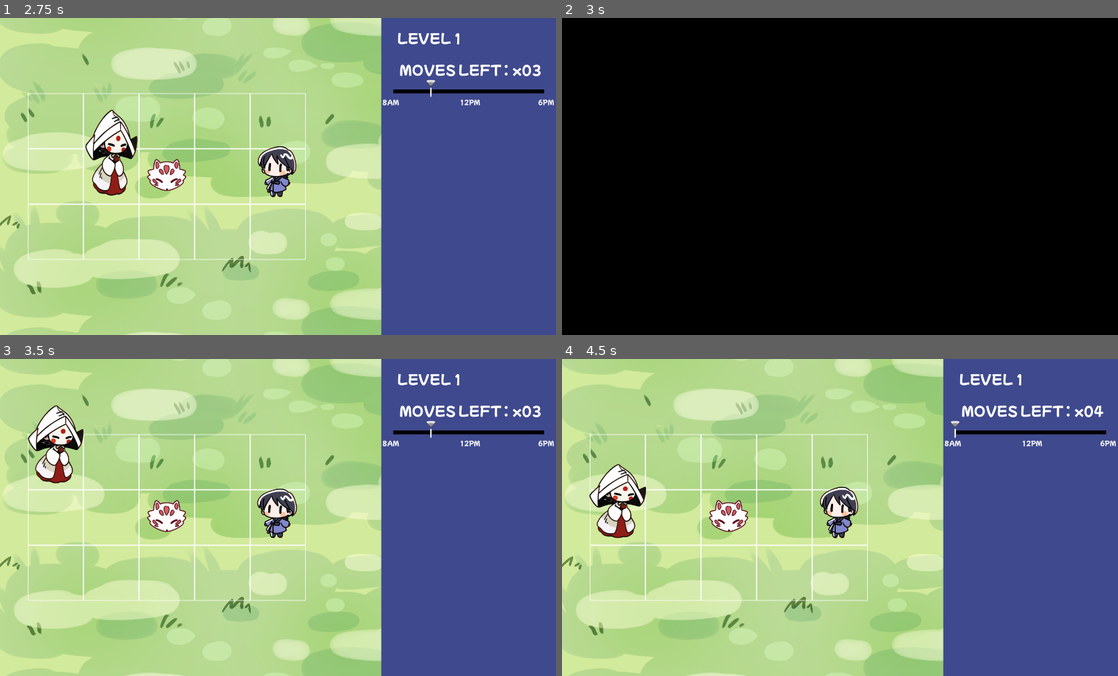
Above: before the commit, frames 1-4 (two rows, left to right).
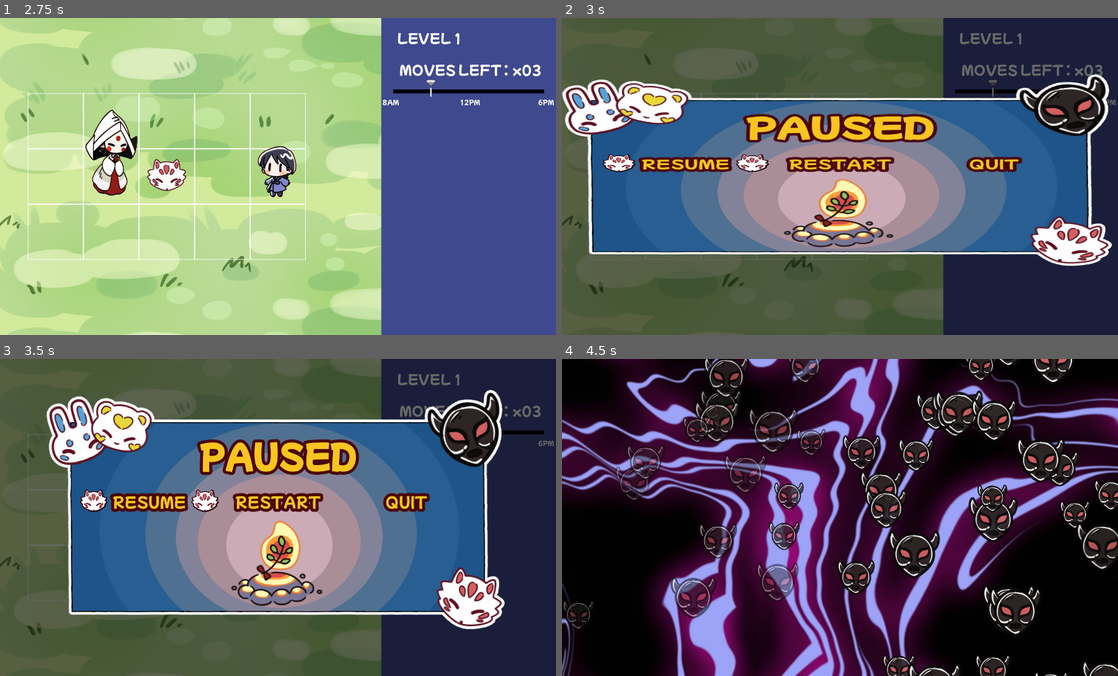
Above: after the commit, the same moments.

Repository: Kuma-Boo/melon-jam-2025
Game: Godot game, scene res://scene/title.tscn
Two runs of this game, one before a commit and one after it. Both use one fixed random seed, a clock stepped at 60 frames per second and the inputs below.
Inputs:
- Up to frame 1 (2.75 s): tap Space (space, bound only after the commit) at 0.5, 0.6, 1.25, 1.35, 2.1 s; hold D (move_right) 0.53-1.28 s; tap Enter (ui_accept) at 0.77, 1.52 s; hold S (move_down) 1.28-2.03 s; hold D (move_right) from 2.03 s (still down)
- Up to frame 2 (3 s): release D (move_right) at 2.78 s; hold W (move_up) from 2.78 s (still down); tap Space (space, bound only after the commit) at 2.85 s
- Up to frame 3 (3.5 s): keep holding W (move_up); tap Enter (ui_accept) at 3.02 s
- Up to frame 4 (4.5 s): release W (move_up) at 3.53 s; hold A (move_left) from 3.53 s (still down); tap Space (space, bound only after the commit) at 3.6, 4.35 s; tap Enter (ui_accept) at 3.77 s; tap R (restart_level, bound only before the commit) at 4.15 s

Frame 1 is identical in both runs. In frame 2, 99% of the frame differs, in the area x 0-100%, y 0-100%; in frame 3, 95%; in frame 4, 100%.

Commit message:
Add Pause Menu

Diff:
--- a/project.godot
+++ b/project.godot
@@ -59,9 +59,8 @@
 , Object(InputEventKey,"resource_local_to_scene":false,"resource_name":"","device":-1,"window_id":0,"alt_pressed":false …(186 unchanged characters)…
 ]
 }
-restart_level={
+space={
 "deadzone": 0.2,
-"events": [Object(InputEventKey,"resource_local_to_scene":fa …(140 unchanged characters)… d":false,"keycode":0,"physical_keycode":82,"key_label":0,"unicode":114,"location":0,"echo":false,"script":null)
-, Object(InputEventKey,"resource_local_to_scene":false,"resource_name":"","device":-1,"window_id":0,"alt_pressed":false,"shift_pressed":false,"ctrl_pressed":false,"meta_pressed":false,"pressed":false,"keycode":0,"physical_keycode":32,"key_label":0,"unicode":32,"location":0,"echo":false,"script":null)
+"events": [Object(InputEventKey,"resource_local_to_scene":fa …(140 unchanged characters)… d":false,"keycode":0,"physical_keycode":32,"key_label":0,"unicode":32,"location":0,"echo":false,"script":null)
 ]
 }
--- a/scene/game manager.tscn
+++ b/scene/game manager.tscn
@@ -10,6 +10,10 @@
 [ext_resource type="Texture2D" uid="uid://bq5286npupbjo" path="res://img/interface/stage_clear_bg.png" id="8_eco6l"]
 [ext_resource type="Texture2D" uid="uid://3muctngp4n6m" path="res://img/background bad.png" id="8_y14uc"]
 [ext_resource type="Texture2D" uid="uid://b161ds3260ura" path="res://img/interface/stage_clear_char.png" id="9_kxidk"]
+[ext_resource type="Texture2D" uid="uid://bxcwg02qcv28b" path="res://img/interface/pause_bg.png" id="10_eco6l"]
+[ext_resource type="Texture2D" uid="uid://bh5bw7lr8xugj" path="res://img/mask/mask_fox.png" id="12_wbkj1"]
+[ext_resource type="AudioStream" uid="uid://d25fx084w7f64" path="res://sfx/sfx playerhitwall.ogg" id="13_pth30"]
+[ext_resource type="AudioStream" uid="uid://btmg2qtfnqpwt" path="res://sfx/sfx playerpickupmask1.ogg" id="14_3rcwh"]
 
 [sub_resource type="Curve" id="Curve_myrvm"]
 _data = [Vector2(0, 0), 0.0, 16.674156, 0, 0, Vector2(0.1, 1), 0.0, 0.0, 0, 0, Vector2(1, 0), 0.0, 0.0, 0, 0]
@@ -43,6 +47,24 @@
 stacked_outline_0/size = 30
 stacked_outline_0/color = Color(0.2901961, 0.023529412, 0.03137255, 1)
 
+[sub_resource type="LabelSettings" id="LabelSettings_wbkj1"]
+font = ExtResource("3_1ttmm")
+font_size = 80
+font_color = Color(0.97, 0.77309006, 0.1261, 1)
+outline_size = 6
+outline_color = Color(0.97, 0.77309006, 0.1261, 1)
+stacked_outline_count = 1
+stacked_outline_0/size = 30
+stacked_outline_0/color = Color(0.2901961, 0.023529412, 0.03137255, 1)
+
+[sub_resource type="LabelSettings" id="LabelSettings_pth30"]
+font = ExtResource("3_1ttmm")
+font_size = 36
+font_color = Color(0.97, 0.77309006, 0.1261, 1)
+stacked_outline_count = 1
+stacked_outline_0/size = 30
+stacked_outline_0/color = Color(0.2901961, 0.023529412, 0.03137255, 1)
+
 [sub_resource type="Animation" id="Animation_l2vnv"]
 length = 0.001
 tracks/0/type = "value"
@@ -152,6 +174,66 @@
 "transitions": PackedFloat32Array(1),
 "update": 1,
 "values": [true]
+}
+tracks/9/type = "value"
+tracks/9/imported = false
+tracks/9/enabled = true
+tracks/9/path = NodePath("Transitions/Pause:modulate")
+tracks/9/interp = 1
+tracks/9/loop_wrap = true
+tracks/9/keys = {
+"times": PackedFloat32Array(0),
+"transitions": PackedFloat32Array(1),
+"update": 0,
+"values": [Color(1, 1, 1, 0)]
+}
+tracks/10/type = "value"
+tracks/10/imported = false
+tracks/10/enabled = true
+tracks/10/path = NodePath("Transitions/Pause/Background:scale")
+tracks/10/interp = 1
+tracks/10/loop_wrap = true
+tracks/10/keys = {
+"times": PackedFloat32Array(0),
+"transitions": PackedFloat32Array(1),
+"update": 0,
+"values": [Vector2(1, 1)]
+}
+tracks/11/type = "value"
+tracks/11/imported = false
+tracks/11/enabled = true
+tracks/11/path = NodePath("Transitions/Pause/Background/Options/Resume/Cursor:visible")
+tracks/11/interp = 1
+tracks/11/loop_wrap = true
+tracks/11/keys = {
+"times": PackedFloat32Array(0),
+"transitions": PackedFloat32Array(1),
+"update": 1,
+"values": [true]
+}
+tracks/12/type = "value"
+tracks/12/imported = false
+tracks/12/enabled = true
+tracks/12/path = NodePath("Transitions/Pause/Background/Options/Restart/Cursor:visible")
+tracks/12/interp = 1
+tracks/12/loop_wrap = true
+tracks/12/keys = {
+"times": PackedFloat32Array(0),
+"transitions": PackedFloat32Array(1),
+"update": 1,
+"values": [false]
+}
+tracks/13/type = "value"
+tracks/13/imported = false
+tracks/13/enabled = true
+tracks/13/path = NodePath("Transitions/Pause/Background/Options/Return/Cursor:visible")
+tracks/13/interp = 1
+tracks/13/loop_wrap = true
+tracks/13/keys = {
+"times": PackedFloat32Array(0),
+"transitions": PackedFloat32Array(1),
+"update": 1,
+"values": [false]
 }
 
 [sub_resource type="Animation" id="Animation_y14uc"]
@@ -275,7 +357,7 @@
 tracks/0/interp = 1
 tracks/0/loop_wrap = true
 tracks/0/keys = {
-"times": PackedFloat32Array(0, 0.099999994),
+"times": PackedFloat32Array(0, 0.2),
 "transitions": PackedFloat32Array(1, 1),
 "update": 0,
 "values": [Color(0, 0, 0, 0), Color(0, 0, 0, 1)]
@@ -287,7 +369,7 @@
 tracks/1/interp = 1
 tracks/1/loop_wrap = true
 tracks/1/keys = {
-"times": PackedFloat32Array(0.15010001),
+"times": PackedFloat32Array(0.3),
 "transitions": PackedFloat32Array(1),
 "values": [{
 "args": [],
@@ -378,16 +460,203 @@
 "values": [true, false]
 }
 
+[sub_resource type="Animation" id="Animation_kxidk"]
+resource_name = "pause-show"
+length = 0.3
+step = 0.05
+tracks/0/type = "value"
+tracks/0/imported = false
+tracks/0/enabled = true
+tracks/0/path = NodePath("Transitions/Pause:modulate")
+tracks/0/interp = 1
+tracks/0/loop_wrap = true
+tracks/0/keys = {
+"times": PackedFloat32Array(0, 0.1),
+"transitions": PackedFloat32Array(1, 1),
+"update": 0,
+"values": [Color(1, 1, 1, 0), Color(1, 1, 1, 1)]
+}
+tracks/1/type = "value"
+tracks/1/imported = false
+tracks/1/enabled = true
+tracks/1/path = NodePath("Transitions/Pause/Background:scale")
+tracks/1/interp = 2
+tracks/1/loop_wrap = true
+tracks/1/keys = {
+"times": PackedFloat32Array(0, 0.1, 0.2, 0.3),
+"transitions": PackedFloat32Array(0.5, 1, 1, 1),
+"update": 0,
+"values": [Vector2(0.1, 0.1), Vector2(1.2, 0.8), Vector2(0.9, 1.1), Vector2(1, 1)]
+}
+
+[sub_resource type="Animation" id="Animation_wbkj1"]
+resource_name = "pause-hide"
+length = 0.3
+step = 0.05
+tracks/0/type = "value"
+tracks/0/imported = false
+tracks/0/enabled = true
+tracks/0/path = NodePath("Transitions/Pause:modulate")
+tracks/0/interp = 1
+tracks/0/loop_wrap = true
+tracks/0/keys = {
+"times": PackedFloat32Array(0, 0.100000024, 0.3),
+"transitions": PackedFloat32Array(1, 1, 1),
+"update": 0,
+"values": [Color(1, 1, 1, 1), Color(1, 1, 1, 1), Color(1, 1, 1, 0)]
+}
+tracks/1/type = "value"
+tracks/1/imported = false
+tracks/1/enabled = true
+tracks/1/path = NodePath("Transitions/Pause/Background:scale")
+tracks/1/interp = 2
+tracks/1/loop_wrap = true
+tracks/1/keys = {
+"times": PackedFloat32Array(0, 0.1, 0.15, 0.3),
+"transitions": PackedFloat32Array(1, 1, 1, 0.5),
+"update": 0,
+"values": [Vector2(1, 1), Vector2(0.9, 1.1), Vector2(1.2, 0.8), Vector2(1, 0)]
+}
+
+[sub_resource type="Animation" id="Animation_pth30"]
+resource_name = "pause-0"
+length = 0.001
+step = 0.05
+tracks/0/type = "value"
+tracks/0/imported = false
+tracks/0/enabled = true
+tracks/0/path = NodePath("Transitions/Pause/Background/Options/Resume/Cursor:visible")
+tracks/0/interp = 1
+tracks/0/loop_wrap = true
+tracks/0/keys = {
+"times": PackedFloat32Array(0),
+"transitions": PackedFloat32Array(1),
+"update": 1,
+"values": [true]
+}
+tracks/1/type = "value"
+tracks/1/imported = false
+tracks/1/enabled = true
+tracks/1/path = NodePath("Transitions/Pause/Background/Options/Restart/Cursor:visible")
+tracks/1/interp = 1
+tracks/1/loop_wrap = true
+tracks/1/keys = {
+"times": PackedFloat32Array(0),
+"transitions": PackedFloat32Array(1),
+"update": 1,
+"values": [false]
+}
+tracks/2/type = "value"
+tracks/2/imported = false
+tracks/2/enabled = true
+tracks/2/path = NodePath("Transitions/Pause/Background/Options/Return/Cursor:visible")
+tracks/2/interp = 1
+tracks/2/loop_wrap = true
+tracks/2/keys = {
+"times": PackedFloat32Array(0),
+"transitions": PackedFloat32Array(1),
+"update": 1,
+"values": [false]
+}
+
+[sub_resource type="Animation" id="Animation_68tvy"]
+resource_name = "pause-2"
+length = 0.001
+step = 0.05
+tracks/0/type = "value"
+tracks/0/imported = false
+tracks/0/enabled = true
+tracks/0/path = NodePath("Transitions/Pause/Background/Options/Resume/Cursor:visible")
+tracks/0/interp = 1
+tracks/0/loop_wrap = true
+tracks/0/keys = {
+"times": PackedFloat32Array(0),
+"transitions": PackedFloat32Array(1),
+"update": 1,
+"values": [false]
+}
+tracks/1/type = "value"
+tracks/1/imported = false
+tracks/1/enabled = true
+tracks/1/path = NodePath("Transitions/Pause/Background/Options/Restart/Cursor:visible")
+tracks/1/interp = 1
+tracks/1/loop_wrap = true
+tracks/1/keys = {
+"times": PackedFloat32Array(0),
+"transitions": PackedFloat32Array(1),
+"update": 1,
+"values": [false]
+}
+tracks/2/type = "value"
+tracks/2/imported = false
+tracks/2/enabled = true
+tracks/2/path = NodePath("Transitions/Pause/Background/Options/Return/Cursor:visible")
+tracks/2/interp = 1
+tracks/2/loop_wrap = true
+tracks/2/keys = {
+"times": PackedFloat32Array(0),
+"transitions": PackedFloat32Array(1),
+"update": 1,
+"values": [true]
+}
+
+[sub_resource type="Animation" id="Animation_3rcwh"]
+resource_name = "pause-1"
+length = 0.001
+step = 0.05
+tracks/0/type = "value"
+tracks/0/imported = false
+tracks/0/enabled = true
+tracks/0/path = NodePath("Transitions/Pause/Background/Options/Resume/Cursor:visible")
+tracks/0/interp = 1
+tracks/0/loop_wrap = true
+tracks/0/keys = {
+"times": PackedFloat32Array(0),
+"transitions": PackedFloat32Array(1),
+"update": 1,
+"values": [false]
+}
+tracks/1/type = "value"
+tracks/1/imported = false
+tracks/1/enabled = true
+tracks/1/path = NodePath("Transitions/Pause/Background/Options/Restart/Cursor:visible")
+tracks/1/interp = 1
+tracks/1/loop_wrap = true
+tracks/1/keys = {
+"times": PackedFloat32Array(0),
+"transitions": PackedFloat32Array(1),
+"update": 1,
+"values": [true]
+}
+tracks/2/type = "value"
+tracks/2/imported = false
+tracks/2/enabled = true
+tracks/2/path = NodePath("Transitions/Pause/Background/Options/Return/Cursor:visible")
+tracks/2/interp = 1
+tracks/2/loop_wrap = true
+tracks/2/keys = {
+"times": PackedFloat32Array(0),
+"transitions": PackedFloat32Array(1),
+"update": 1,
+"values": [false]
+}
+
 [sub_resource type="AnimationLibrary" id="AnimationLibrary_l2vnv"]
 _data = {
 &"RESET": SubResource("Animation_l2vnv"),
 &"clear": SubResource("Animation_y14uc"),
 &"fade-in": SubResource("Animation_1ttmm"),
 &"fade-out": SubResource("Animation_886ea"),
+&"pause-0": SubResource("Animation_pth30"),
+&"pause-1": SubResource("Animation_3rcwh"),
+&"pause-2": SubResource("Animation_68tvy"),
+&"pause-hide": SubResource("Animation_wbkj1"),
+&"pause-show": SubResource("Animation_kxidk"),
 &"spirit": SubResource("Animation_myrvm")
 }
 
-[node name="GameManager" type="Control" node_paths=PackedStringArray("grid_rect", "animator", "time_interface_head", "remaining_moves_label", "bonus_moves_label", "level_label")]
+[node name="GameManager" type="Control" node_paths=PackedStringArray("move_sfx", "select_sfx", "grid_rect", "animator", "time_interface_head", "remaining_moves_label", "bonus_moves_label", "level_label")]
+process_mode = 3
 layout_mode = 3
 anchors_preset = 15
 anchor_right = 1.0
@@ -396,9 +665,11 @@
 grow_vertical = 2
 script = ExtResource("1_886ea")
 grid_size = Vector2i(8, 8)
+level_start_time = 10
+move_sfx = NodePath("MoveSfx")
+select_sfx = NodePath("SelectSfx")
 grid_rect = NodePath("Grid")
 animator = NodePath("AnimationPlayer")
-level_start_time = 10
 time_interface_head = NodePath("HUD/HUD/Time/Time/HeadPosition/Head")
 remaining_moves_label = NodePath("HUD/HUD/Time/TimeLabel/MoveLabel")
 bonus_moves_label = NodePath("HUD/HUD/Time/TimeLabel/BonusLabel")
@@ -597,6 +868,8 @@
 
 [node name="Clear" type="Control" parent="Transitions"]
 visible = false
+z_index = 50
+z_as_relative = false
 layout_mode = 3
 anchors_preset = 15
 anchor_right = 1.0
@@ -610,7 +883,7 @@
 anchors_preset = 15
 anchor_right = 1.0
 anchor_bottom = 1.0
-offset_bottom = 0.001159668
+offset_bottom = 0.0012207031
 grow_horizontal = 2
 grow_vertical = 2
 texture = ExtResource("8_eco6l")
@@ -643,7 +916,287 @@
 horizontal_alignment = 1
 vertical_alignment = 1
 
+[node name="Pause" type="ColorRect" parent="Transitions"]
+modulate = Color(1, 1, 1, 0)
+z_index = 50
+z_as_relative = false
+anchors_preset = 15
+anchor_right = 1.0
+anchor_bottom = 1.0
+grow_horizontal = 2
+grow_vertical = 2
+pivot_offset = Vector2(700, 400)
+color = Color(0, 0, 0, 0.5882353)
+
+[node name="Background" type="TextureRect" parent="Transitions/Pause"]
+layout_mode = 1
+anchors_preset = 15
+anchor_right = 1.0
+anchor_bottom = 1.0
+grow_horizontal = 2
+grow_vertical = 2
+pivot_offset = Vector2(700, 400)
+texture = ExtResource("10_eco6l")
+expand_mode = 5
+
+[node name="Label" type="Label" parent="Transitions/Pause/Background"]
+layout_mode = 0
+offset_left = 400.0
+offset_top = 170.0
+offset_right = 1000.0
+offset_bottom = 315.0
+text = "PAUSED"
+label_settings = SubResource("LabelSettings_wbkj1")
+horizontal_alignment = 1
+vertical_alignment = 1
+
+[node name="Options" type="HBoxContainer" parent="Transitions/Pause/Background"]
+layout_mode = 0
+offset_left = 200.0
+offset_top = 320.0
+offset_right = 1200.0
+offset_bottom = 400.0
+theme_override_constants/separation = 24
+alignment = 1
+
+[node name="Resume" type="Control" parent="Transitions/Pause/Background/Options"]
+custom_minimum_size = Vector2(300, 80)
+layout_mode = 2
+
+[node name="Label" type="Label" parent="Transitions/Pause/Background/Options/Resume"]
+layout_mode = 1
+anchors_preset = 15
+anchor_right = 1.0
+anchor_bottom = 1.0
+grow_horizontal = 2
+grow_vertical = 2
+text = "RESUME"
+label_settings = SubResource("LabelSettings_pth30")
+horizontal_alignment = 1
+vertical_alignment = 1
+
+[node name="Cursor" type="Control" parent="Transitions/Pause/Background/Options/Resume"]
+layout_mode = 1
+anchors_preset = 8
+anchor_left = 0.5
+anchor_top = 0.5
+anchor_right = 0.5
+anchor_bottom = 0.5
+grow_horizontal = 2
+grow_vertical = 2
+
+[node name="MaskFoxL" type="TextureRect" parent="Transitions/Pause/Background/Options/Resume/Cursor"]
+z_index = 1
+layout_mode = 0
+offset_left = -210.0
+offset_top = -70.0
+offset_right = -70.0
+offset_bottom = 70.0
+texture = ExtResource("12_wbkj1")
+expand_mode = 1
+stretch_mode = 5
+
+[node name="Shadow" type="TextureRect" parent="Transitions/Pause/Background/Options/Resume/Cursor/MaskFoxL"]
+modulate = Color(0, 0, 0, 1)
+z_index = -1
+layout_mode = 1
+anchors_preset = 15
+anchor_right = 1.0
+anchor_bottom = 1.0
+grow_horizontal = 2
+grow_vertical = 2
+scale = Vector2(1.05, 1.05)
+pivot_offset = Vector2(70, 70)
+texture = ExtResource("12_wbkj1")
+expand_mode = 1
+stretch_mode = 5
+
+[node name="MaskFoxR" type="TextureRect" parent="Transitions/Pause/Background/Options/Resume/Cursor"]
+z_index = 1
+layout_mode = 0
+offset_left = 70.0
+offset_top = -70.0
+offset_right = 210.0
+offset_bottom = 70.0
+texture = ExtResource("12_wbkj1")
+expand_mode = 1
+stretch_mode = 5
+
+[node name="Shadow" type="TextureRect" parent="Transitions/Pause/Background/Options/Resume/Cursor/MaskFoxR"]
+modulate = Color(0, 0, 0, 1)
+z_index = -1
+layout_mode = 1
+anchors_preset = 15
+anchor_right = 1.0
+anchor_bottom = 1.0
+grow_horizontal = 2
+grow_vertical = 2
+scale = Vector2(1.05, 1.05)
+pivot_offset = Vector2(70, 70)
+texture = ExtResource("12_wbkj1")
+expand_mode = 1
+stretch_mode = 5
+
+[node name="Restart" type="Control" parent="Transitions/Pause/Background/Options"]
+custom_minimum_size = Vector2(300, 80)
+layout_mode = 2
+
+[node name="Label" type="Label" parent="Transitions/Pause/Background/Options/Restart"]
+layout_mode = 1
+anchors_preset = 15
+anchor_right = 1.0
+anchor_bottom = 1.0
+grow_horizontal = 2
+grow_vertical = 2
+text = "RESTART"
+label_settings = SubResource("LabelSettings_pth30")
+horizontal_alignment = 1
+vertical_alignment = 1
+
+[node name="Cursor" type="Control" parent="Transitions/Pause/Background/Options/Restart"]
+visible = false
+layout_mode = 1
+anchors_preset = 8
+anchor_left = 0.5
+anchor_top = 0.5
+anchor_right = 0.5
+anchor_bottom = 0.5
+grow_horizontal = 2
+grow_vertical = 2
+
+[node name="MaskFoxL" type="TextureRect" parent="Transitions/Pause/Background/Options/Restart/Cursor"]
+z_index = 1
+layout_mode = 0
+offset_left = -230.0
+offset_top = -70.0
+offset_right = -90.0
+offset_bottom = 70.0
+texture = ExtResource("12_wbkj1")
+expand_mode = 1
+stretch_mode = 5
+
+[node name="Shadow" type="TextureRect" parent="Transitions/Pause/Background/Options/Restart/Cursor/MaskFoxL"]
+modulate = Color(0, 0, 0, 1)
+z_index = -1
+layout_mode = 1
+anchors_preset = 15
+anchor_right = 1.0
+anchor_bottom = 1.0
+grow_horizontal = 2
+grow_vertical = 2
+scale = Vector2(1.05, 1.05)
+pivot_offset = Vector2(70, 70)
+texture = ExtResource("12_wbkj1")
+expand_mode = 1
+stretch_mode = 5
+
+[node name="MaskFoxR" type="TextureRect" parent="Transitions/Pause/Background/Options/Restart/Cursor"]
+z_index = 1
+layout_mode = 0
+offset_left = 80.0
+offset_top = -70.0
+offset_right = 220.0
+offset_bottom = 70.0
+texture = ExtResource("12_wbkj1")
+expand_mode = 1
+stretch_mode = 5
+
+[node name="Shadow" type="TextureRect" parent="Transitions/Pause/Background/Options/Restart/Cursor/MaskFoxR"]
+modulate = Color(0, 0, 0, 1)
+z_index = -1
+layout_mode = 1
+anchors_preset = 15
+anchor_right = 1.0
+anchor_bottom = 1.0
+grow_horizontal = 2
+grow_vertical = 2
+scale = Vector2(1.05, 1.05)
+pivot_offset = Vector2(70, 70)
+texture = ExtResource("12_wbkj1")
+expand_mode = 1
+stretch_mode = 5
+
+[node name="Return" type="Control" parent="Transitions/Pause/Background/Options"]
+custom_minimum_size = Vector2(300, 80)
+layout_mode = 2
+
+[node name="Label" type="Label" parent="Transitions/Pause/Background/Options/Return"]
+layout_mode = 1
+anchors_preset = 15
+anchor_right = 1.0
+anchor_bottom = 1.0
+grow_horizontal = 2
+grow_vertical = 2
+text = "QUIT"
+label_settings = SubResource("LabelSettings_pth30")
+horizontal_alignment = 1
+vertical_alignment = 1
+
+[node name="Cursor" type="Control" parent="Transitions/Pause/Background/Options/Return"]
+visible = false
+layout_mode = 1
+anchors_preset = 8
+anchor_left = 0.5
+anchor_top = 0.5
+anchor_right = 0.5
+anchor_bottom = 0.5
+grow_horizontal = 2
+grow_vertical = 2
+
+[node name="MaskFoxL" type="TextureRect" parent="Transitions/Pause/Background/Options/Return/Cursor"]
+z_index = 1
+layout_mode = 0
+offset_left = -174.0
+offset_top = -70.0
+offset_right = -34.0
+offset_bottom = 70.0
+texture = ExtResource("12_wbkj1")
+expand_mode = 1
+stretch_mode = 5
+
+[node name="Shadow" type="TextureRect" parent="Transitions/Pause/Background/Options/Return/Cursor/MaskFoxL"]
+modulate = Color(0, 0, 0, 1)
+z_index = -1
+layout_mode = 1
+anchors_preset = 15
+anchor_right = 1.0
+anchor_bottom = 1.0
+grow_horizontal = 2
+grow_vertical = 2
+scale = Vector2(1.05, 1.05)
+pivot_offset = Vector2(70, 70)
+texture = ExtResource("12_wbkj1")
+expand_mode = 1
+stretch_mode = 5
+
+[node name="MaskFoxR" type="TextureRect" parent="Transitions/Pause/Background/Options/Return/Cursor"]
+z_index = 1
+layout_mode = 0
+offset_left = 26.0
+offset_top = -70.0
+offset_right = 166.0
+offset_bottom = 70.0
+texture = ExtResource("12_wbkj1")
+expand_mode = 1
+stretch_mode = 5
+
+[node name="Shadow" type="TextureRect" parent="Transitions/Pause/Background/Options/Return/Cursor/MaskFoxR"]
+modulate = Color(0, 0, 0, 1)
+z_index = -1
+layout_mode = 1
+anchors_preset = 15
+anchor_right = 1.0
+anchor_bottom = 1.0
+grow_horizontal = 2
+grow_vertical = 2
+scale = Vector2(1.05, 1.05)
+pivot_offset = Vector2(70, 70)
+texture = ExtResource("12_wbkj1")
+expand_mode = 1
+stretch_mode = 5
+
 [node name="FadeTransition" type="ColorRect" parent="Transitions"]
+z_index = 100
 z_as_relative = false
 anchors_preset = 15
 anchor_right = 1.0
@@ -656,3 +1209,9 @@
 libraries = {
 &"": SubResource("AnimationLibrary_l2vnv")
 }
+
+[node name="MoveSfx" type="AudioStreamPlayer" parent="."]
+stream = ExtResource("13_pth30")
+
+[node name="SelectSfx" type="AudioStreamPlayer" parent="."]
+stream = ExtResource("14_3rcwh")
--- a/scene/title.tscn
+++ b/scene/title.tscn
@@ -558,9 +558,9 @@
 
 [node name="Left" type="TextureRect" parent="Options/LevelSelect/Selected"]
 layout_mode = 0
-offset_left = 350.0
+offset_left = 340.0
 offset_top = -30.0
-offset_right = 510.0
+offset_right = 500.0
 offset_bottom = 130.0
 texture = ExtResource("3_0npwg")
 expand_mode = 1
--- a/scripts/game manager.gd
+++ b/scripts/game manager.gd
@@ -11,7 +11,7 @@
 
 @export_tool_button("Generate Grid") var generate = setup_grid
 @export var grid_size : Vector2i
-@export var grid_rect : TextureRect
+@export var level_start_time : int
 
 func _enter_tree() -> void:
 	setup_grid()
@@ -30,6 +30,69 @@
 
 	update_level_text()
 
+func _process(delta: float) -> void:
+	if Engine.is_editor_hint():
+		return
+
+	if is_transition_active:
+		return
+
+	if animator.is_playing():
+		return
+
+	if is_pause_menu_active:
+		process_pause_menu(delta)
+	else:
+		check_pause_menu()
+
+@export_group("Sound Effects")
+@export var move_sfx : AudioStreamPlayer
+@export var select_sfx : AudioStreamPlayer
+var is_pause_menu_active : bool
+var pause_menu_selection : int
+var pause_selection_timer : float
+const SELECTION_INTERVAL : float = 0.2
+func check_pause_menu() -> void:
+	if Input.is_action_just_pressed("space"):
+		get_tree().paused = true
+		pause_menu_selection = 0
+		is_pause_menu_active = true
+		select_sfx.play()
+		animator.play("pause-0")
+		animator.advance(0.0)
+		animator.play("pause-show")
+
+func process_pause_menu(delta : float) -> void:
+	if !is_zero_approx(pause_selection_timer):
+		pause_selection_timer = move_toward(pause_selection_timer, 0, delta)
+		return
+
+	var input : int = sign(Input.get_axis("move_left", "move_right"))
+	if input == 0:
+		pause_selection_timer = 0
+	else:
+		var previous_selection = pause_menu_selection
+		pause_menu_selection += input
+		pause_menu_selection = clamp(pause_menu_selection, 0, 2)
+
+		if previous_selection != pause_menu_selection:
+			pause_selection_timer = SELECTION_INTERVAL
+			move_sfx.play()
+			animator.play("pause-" + str(pause_menu_selection))
+			animator.advance(0.0)
+
+	if Input.is_action_just_pressed("space"):
+		is_pause_menu_active = false
+		get_tree().paused = false
+		select_sfx.play()
+		if pause_menu_selection == 0:
+			animator.play("pause-hide")
+		elif pause_menu_selection == 1:
+			reload_transition()
+		elif pause_menu_selection == 2:
+			quit_transition()
+
+
 func update_level_text() -> void:
 	var level_text : String = get_tree().current_scene.get_scene_file_path()
 	var level_text_array = level_text.split("/")
@@ -37,6 +100,8 @@
 	level_text = level_text.replace("level", "LEVEL ")
 	level_label.text = level_text
 
+@export_group("Components")
+@export var grid_rect : TextureRect
 func setup_grid() -> void:
 	if grid_rect != null:
 		grid_rect.size = TILE_SIZE * (grid_size as Vector2)
@@ -54,6 +119,14 @@
 	is_transition_active = true
 	animator.play("fade-out")
 
+func quit_transition() -> void:
+	if GlobalManager.is_level_select:
+		target_scene = "res://scene/level select.tscn"
+	else:
+		target_scene = "res://scene/title.tscn"
+	is_transition_active = true
+	animator.play("fade-out")
+
 func finish_transition() -> void:
 	is_transition_active = false
 
@@ -68,7 +141,6 @@
 	is_transition_active = true
 	animator.play("spirit");
 
-@export var level_start_time : int
 @export var time_interface_head : Sprite2D
 @export var remaining_moves_label : Label
 @export var bonus_moves_label : Label
--- a/scripts/player.gd
+++ b/scripts/player.gd
@@ -99,9 +99,6 @@
 	else:
 		last_input_direction = Vector2.ZERO
 
-	if !GameManager.is_transition_active && Input.is_action_just_pressed("restart_level"):
-		GameManager.instance.reload_transition()
-
 func check_movement_inputs() -> void:
 	if last_input_direction.is_zero_approx():
 		return
Not shown: 1 places in scene/game manager.tscn that only renumber resources
